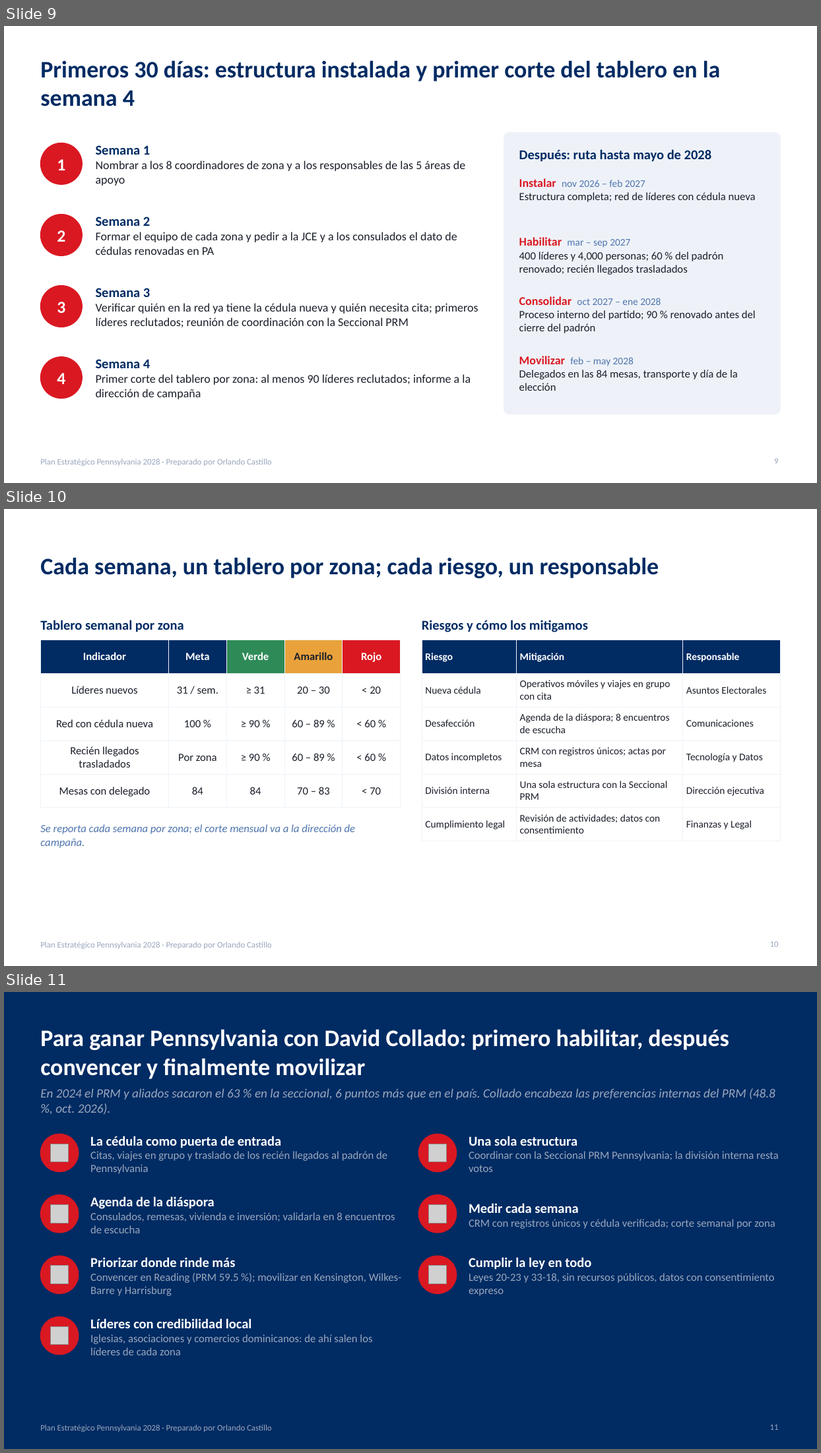
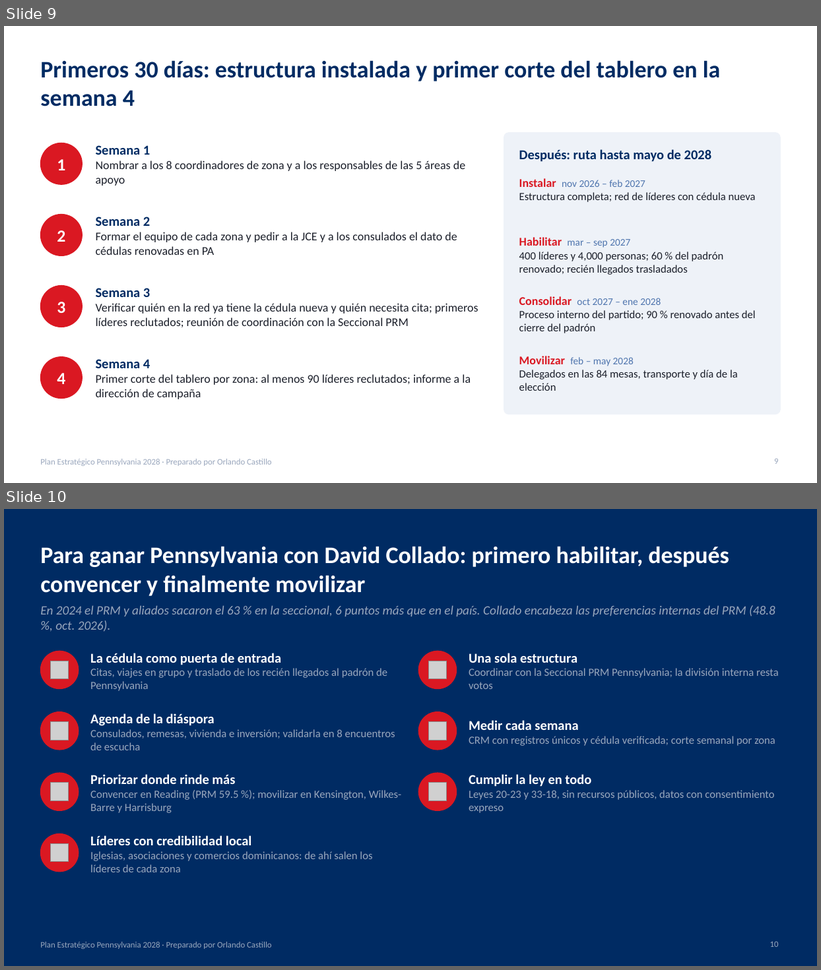
Before and after one commit to rcastillo9556/pdf-toolkit, a slide deck: presentaciones/Plan_Estrategico_Pennsylvania_2028.pptx. Shown one above the other, each under a label of ours: slides 9, 10 and 11 before the commit, slides 9 and 10 after it. The pictures are 821x1453 and 821x970 pixels, drawn with LibreOffice and Linux fonts; fonts in the diff are those of the drawing; grey boxes stand for pictures. Boxes give left, top, right and bottom in pixels: in the first picture for what was removed or moved away, otherwise in the second. Text is boxed around its words. In the diff, an @@ line names an element or a change of style, - is before the commit and + after.

```diff
--- a/presentaciones/Plan_Estrategico_Pennsylvania_2028.pptx
+++ b/presentaciones/Plan_Estrategico_Pennsylvania_2028.pptx
@@ slide 10 removed at <box>4,509,817,966</box>, background #FFFFFF; not listed: 1 template element that a slide beside it also shows @@
@@ title removed at <box>40,557,659,578</box> @@
-Cada semana, un tablero por zona; cada riesgo, un responsable
@@ text removed at <box>40,620,184,632</box> @@
-Tablero semanal por zona
@@ text removed at <box>422,620,588,632</box> @@
-Riesgos y cómo los mitigamos
@@ table removed at <box>40,640,401,799</box>, 5 rows, 5 columns @@
-Indicador | Meta | Verde | Amarillo | Rojo
-Líderes nuevos | 31 / sem. | ≥ 31 | 20 – 30 | < 20
-Red con cédula nueva | 100 % | ≥ 90 % | 60 – 89 % | < 60 %
-Recién llegados trasladados | Por zona | ≥ 90 % | 60 – 89 % | < 60 %
-Mesas con delegado | 84 | 84 | 70 – 83 | < 70
@@ table removed at <box>422,640,781,836</box>, 6 rows, 3 columns @@
-Riesgo | Mitigación | Responsable
-Nueva cédula | Operativos móviles y viajes en grupo con cita | Asuntos Electorales
-Desafección | Agenda de la diáspora; 8 encuentros de escucha | Comunicaciones
-Datos incompletos | CRM con registros únicos; actas por mesa | Tecnología y Datos
-División interna | Una sola estructura con la Seccional PRM | Dirección ejecutiva
-Cumplimiento legal | Revisión de actividades; datos con consentimiento | Finanzas y Legal
@@ text removed at <box>40,824,356,848</box> @@
-Se reporta cada semana por zona; el corte mensual va a la dirección de campaña.
@@ page number removed at <box>770,942,779,947</box> @@
-10
@@ what was slide 11 is now slide 10 @@
@@ page number at <box>770,942,779,947</box>: text changed @@
-11
+10
```
Also in this commit, not shown: 2 other files.
